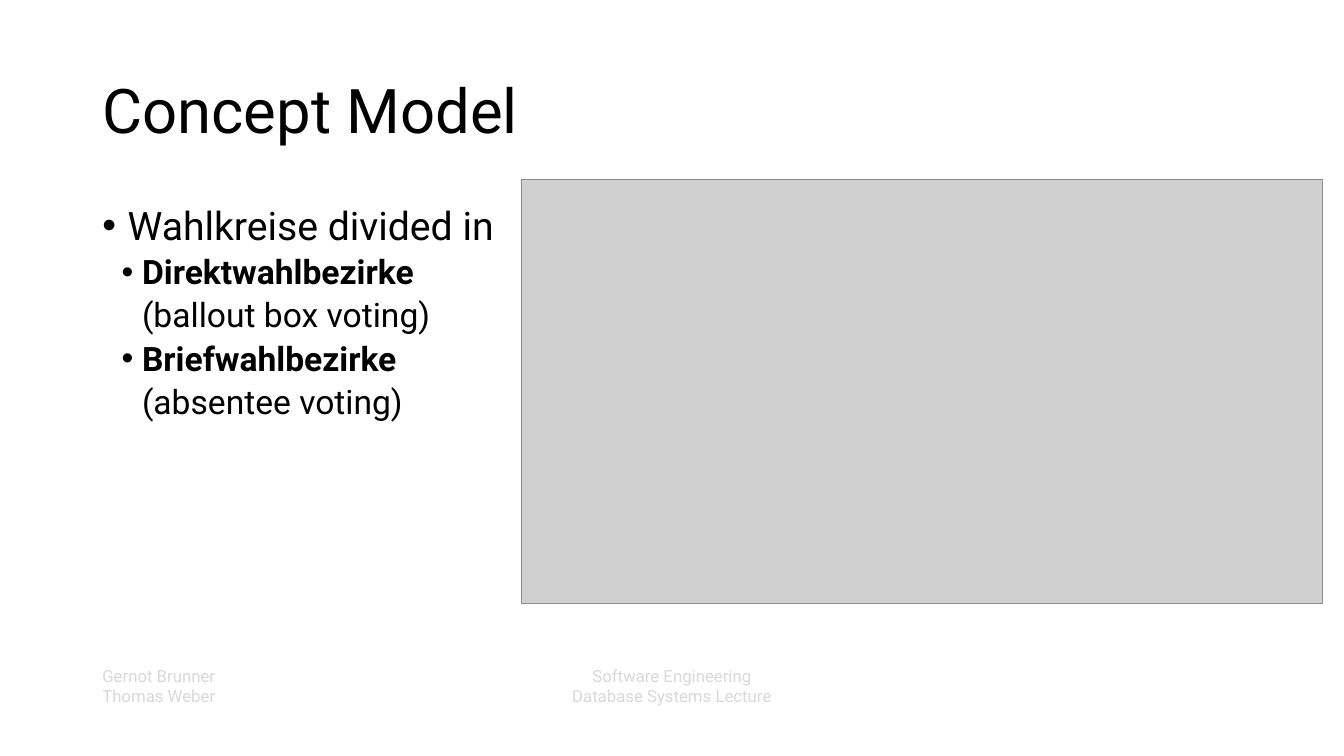
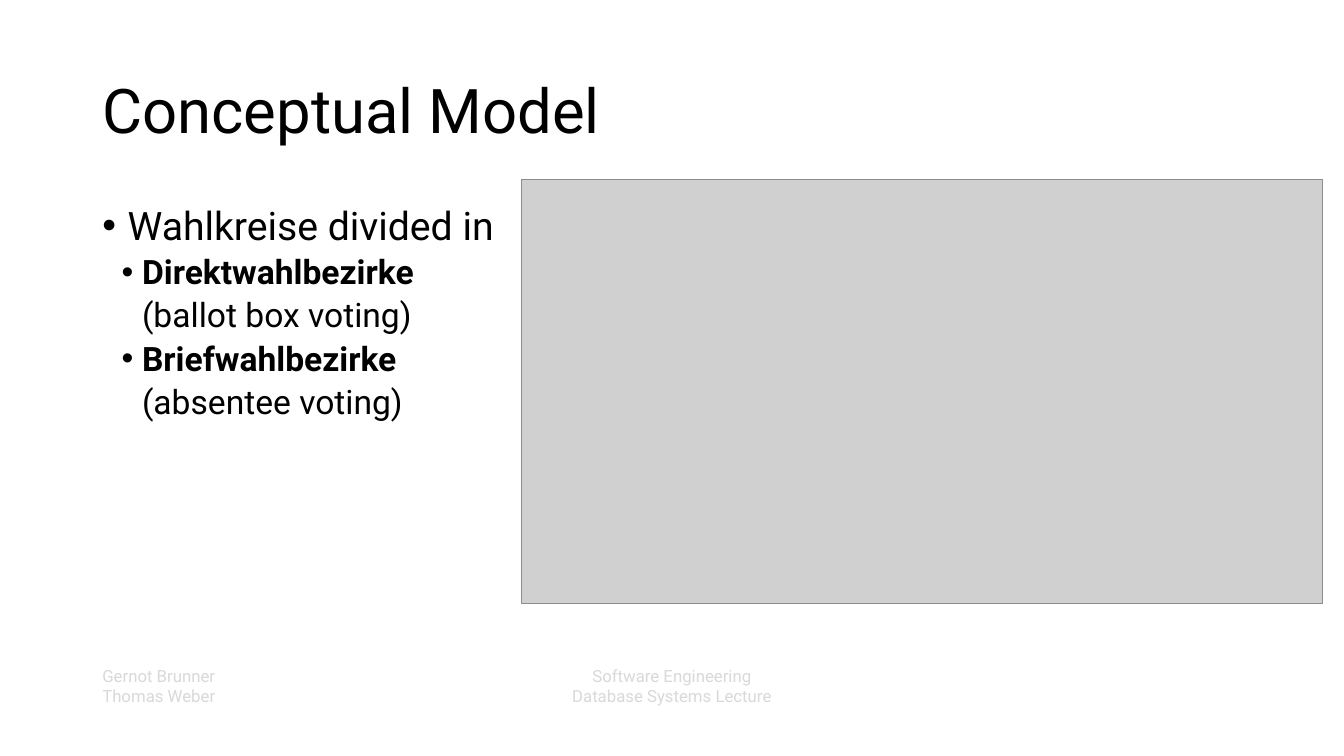
Before and after one commit to elordin/dbs, a slide deck: slide 6 of slides.pptx (slide 4 before the commit). Drawn at 1344x756 pixels with LibreOffice and Linux fonts; fonts in the diff are those of the drawing; grey boxes stand for pictures; background and template pictures are left out. Boxes give left, top, right and bottom in pixels: in the first picture for what was removed or moved away, otherwise in the second. Text is boxed around its words. In the diff, an @@ line names an element or a change of style, - is before the commit and + after.

```diff
--- a/slides.pptx
+++ b/slides.pptx
@@ title at box(102, 86, 600, 146): text changed @@
-Concept Model
+Conceptual Model
@@ text at box(142, 300, 411, 335): text changed @@
-  (ballout box voting)
+  (ballot box voting)
```
Also in this commit, not shown: 7 other slides changed, 12 slides added, 1 slide removed.
